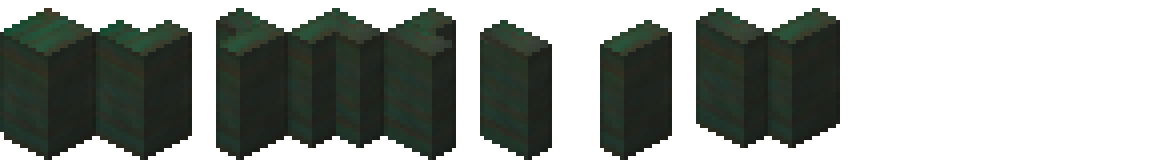
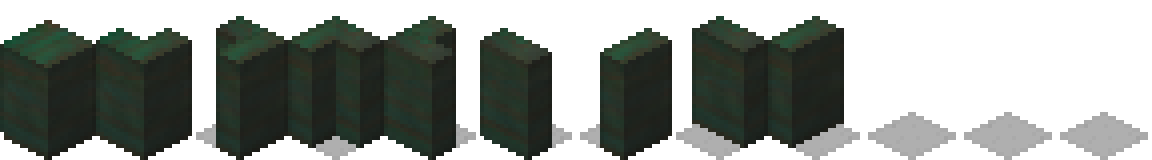
Layered file, before and after one edit (1152 × 160). Changes by layer:
renamed "1" to "dslimywalls.png", painted on it over [0, 8, 844, 160]
showed "dtile.png copy", painted on it over [196, 112, 1148, 160]
